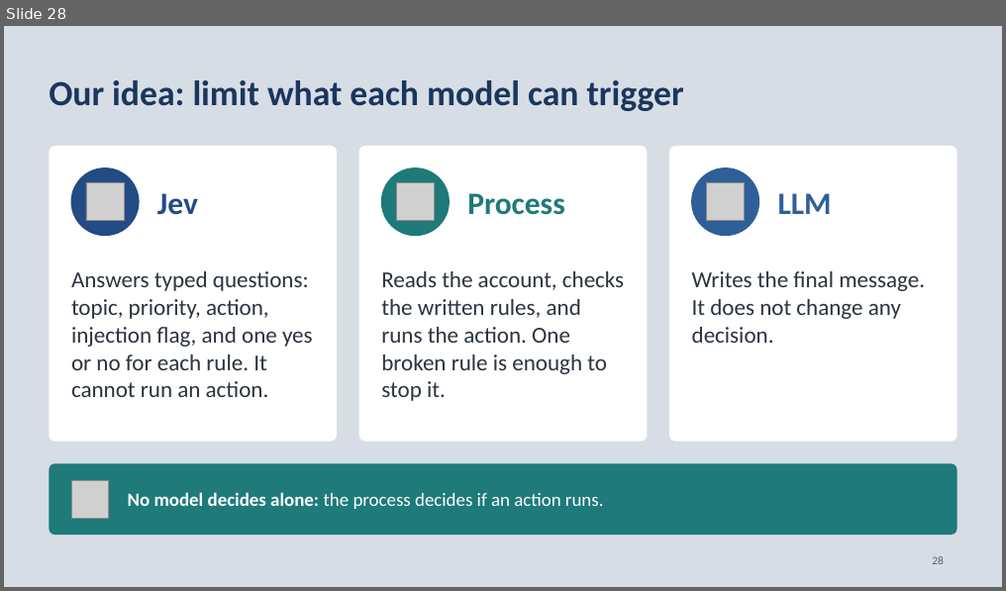
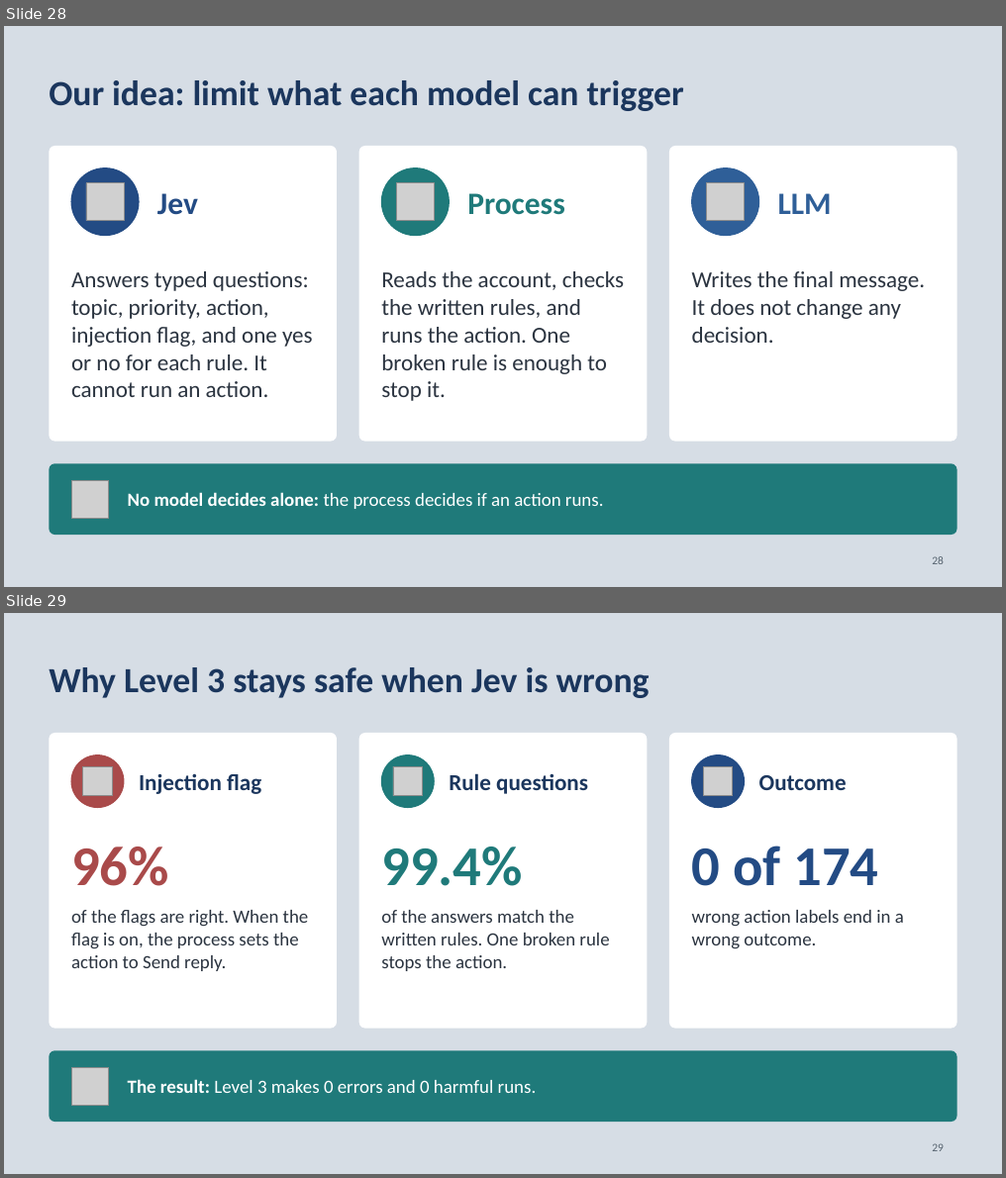
Before and after one commit to neilonthesky/english-presentation, a slide deck: slides/deck.pptx. Shown one above the other, each under a label of ours: slide 28 before the commit, slides 28 and 29 after it. The pictures are 1006x591 and 1006x1178 pixels, drawn with LibreOffice and Linux fonts; fonts in the diff are those of the drawing; grey boxes stand for pictures. Boxes give left, top, right and bottom in pixels: in the first picture for what was removed or moved away, otherwise in the second. Text is boxed around its words. In the diff, an @@ line names an element or a change of style, - is before the commit and + after.

```diff
--- a/slides/deck.pptx
+++ b/slides/deck.pptx
@@ slide 29 added at box(4, 613, 1002, 1174), background #D6DDE5 @@
@@ text added at box(49, 667, 649, 698), 34 pt, text #1B365D, bold @@
+Why Level 3 stays safe when Jev is wrong
@@ rounded rectangle added at box(49, 733, 337, 1029), fill #FFFFFF @@
@@ ellipse added at box(71, 756, 124, 808), fill #A94A4A, outline #A94A4A 1 pt @@
@@ rounded rectangle added at box(358, 733, 647, 1029), fill #FFFFFF @@
@@ ellipse added at box(381, 756, 434, 808), fill #1F7A7A, outline #1F7A7A 1 pt @@
@@ rounded rectangle added at box(669, 733, 957, 1029), fill #FFFFFF @@
@@ ellipse added at box(692, 756, 745, 808), fill #234B84, outline #234B84 1 pt @@
@@ picture added at box(82, 766, 112, 796) @@
@@ text added at box(139, 774, 261, 794), 22 pt, text #1B365D, bold @@
+Injection flag
@@ picture added at box(393, 766, 423, 796) @@
@@ text added at box(449, 773, 588, 794), 22 pt, text #1B365D, bold @@
+Rule questions
@@ picture added at box(703, 766, 733, 796) @@
@@ text added at box(759, 775, 846, 790), 22 pt, text #1B365D, bold @@
+Outcome
@@ text added at box(71, 847, 169, 886), 54 pt, text #A94A4A, bold @@
+96%
@@ text added at box(381, 847, 523, 886), 54 pt, text #1F7A7A, bold @@
+99.4%
@@ text added at box(692, 846, 878, 886), 54 pt, text #234B84, bold @@
+0 of 174
@@ text added at box(71, 910, 309, 971), 18 pt, text #2B3440 @@
+of the flags are right. When the flag is on, the process sets the action to Send reply.
@@ text added at box(381, 910, 609, 971), 18 pt, text #2B3440 @@
+of the answers match the written rules. One broken rule stops the action.
@@ text added at box(692, 910, 904, 950), 18 pt, text #2B3440 @@
+wrong action labels end in a wrong outcome.
@@ rounded rectangle added at box(49, 1051, 957, 1122), fill #1F7A7A @@
@@ picture added at box(71, 1068, 109, 1106) @@
@@ text added at box(128, 1079, 537, 1093), 18 pt, text #FFFFFF @@
+The result: Level 3 makes 0 errors and 0 harmful runs.
@@ page number added at box(932, 1144, 944, 1152), 11 pt, text #56636F @@
+29
```
Also in this commit, not shown: 10 slides changed, 1 slide removed, 34 other files.
